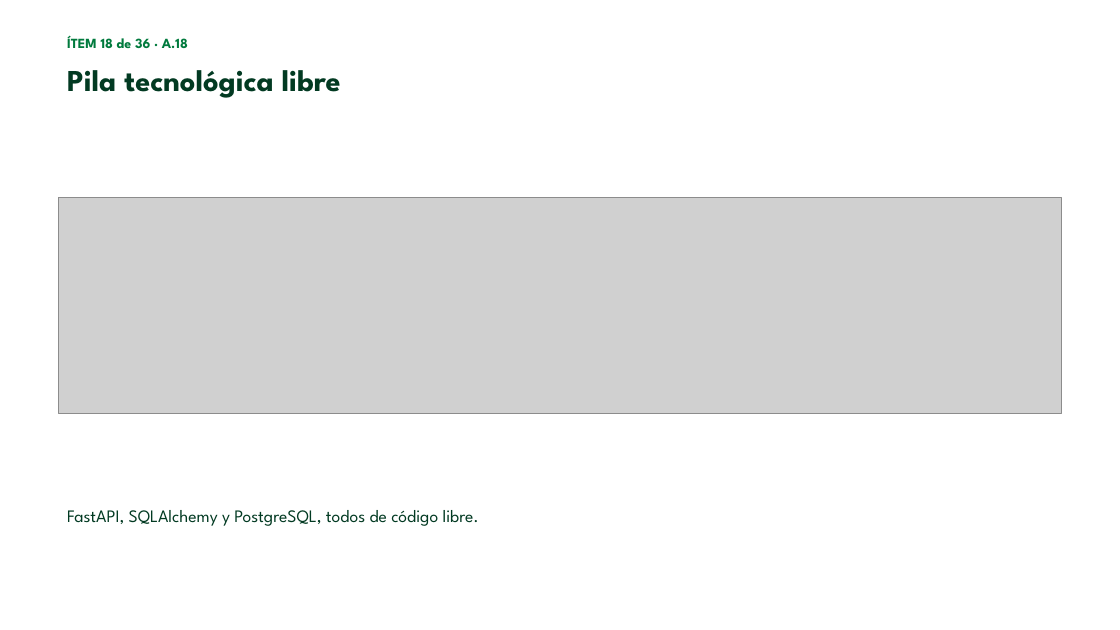
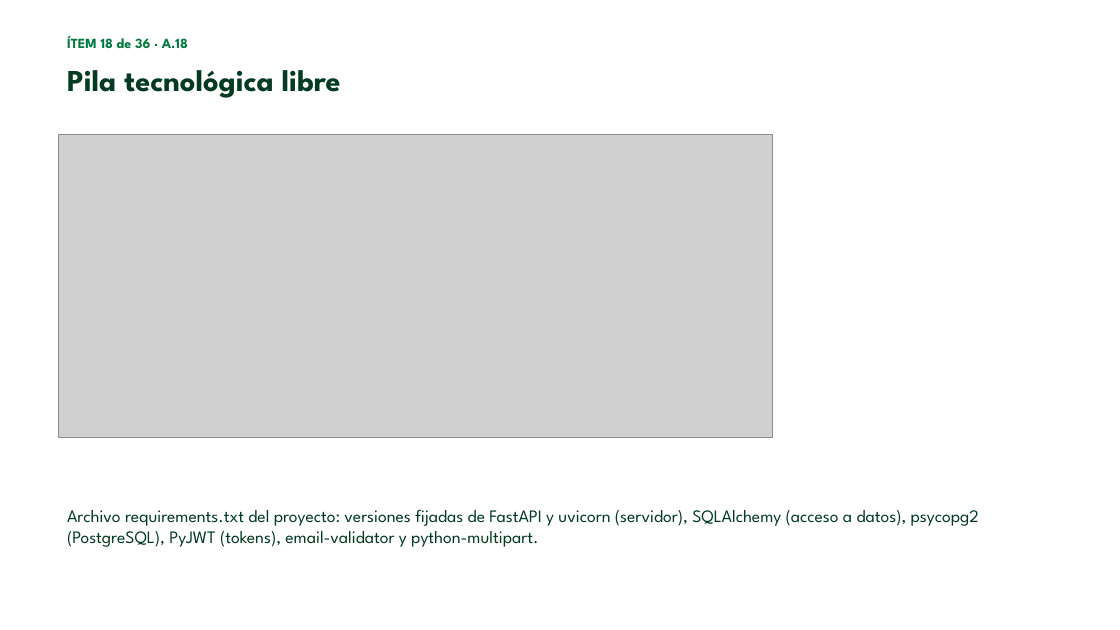
Before and after one commit to esteban-nieto/Modelacion, a slide deck: slide 21 of docs/entregables_finales/09_presentacion_sustentacion/Exposicion_Modelacion.pptx (slide 19 before the commit). Drawn at 1120x630 pixels with LibreOffice and Linux fonts; fonts in the diff are those of the drawing; grey boxes stand for pictures; background and template pictures are left out. Boxes give left, top, right and bottom in pixels: in the first picture for what was removed or moved away, otherwise in the second. Text is boxed around its words. In the diff, an @@ line names an element or a change of style, - is before the commit and + after.

```diff
--- a/docs/entregables_finales/09_presentacion_sustentacion/Exposicion_Modelacion.pptx
+++ b/docs/entregables_finales/09_presentacion_sustentacion/Exposicion_Modelacion.pptx
@@ picture resized from (x1=59, y1=197, x2=1061, y2=413) to (x1=59, y1=134, x2=773, y2=438) @@
@@ text at (x1=67, y1=509, x2=979, y2=547): text changed @@
-FastAPI, SQLAlchemy y PostgreSQL, todos de código libre.
+Archivo requirements.txt del proyecto: versiones fijadas de FastAPI y uvicorn (servidor), SQLAlchemy (acceso a datos), psycopg2 (PostgreSQL), PyJWT (tokens), email-validator y python-multipart.
```
Also in this commit, not shown: 35 other slides changed, 4 slides added, 17 other files.
